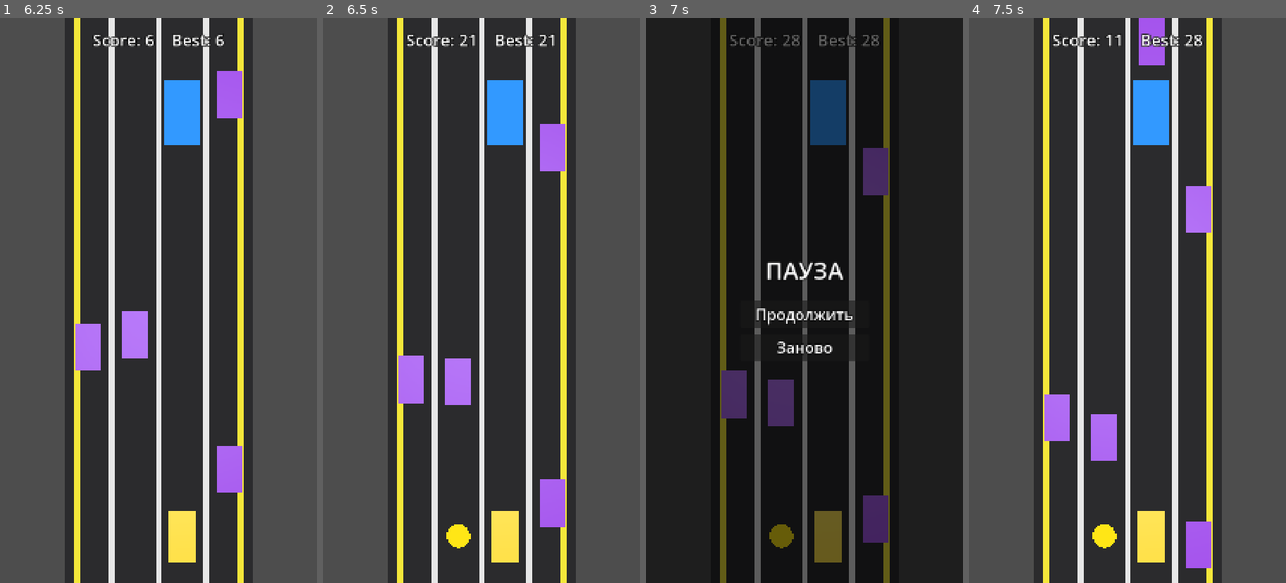
Above: before the commit, frames 1-4 (left to right).
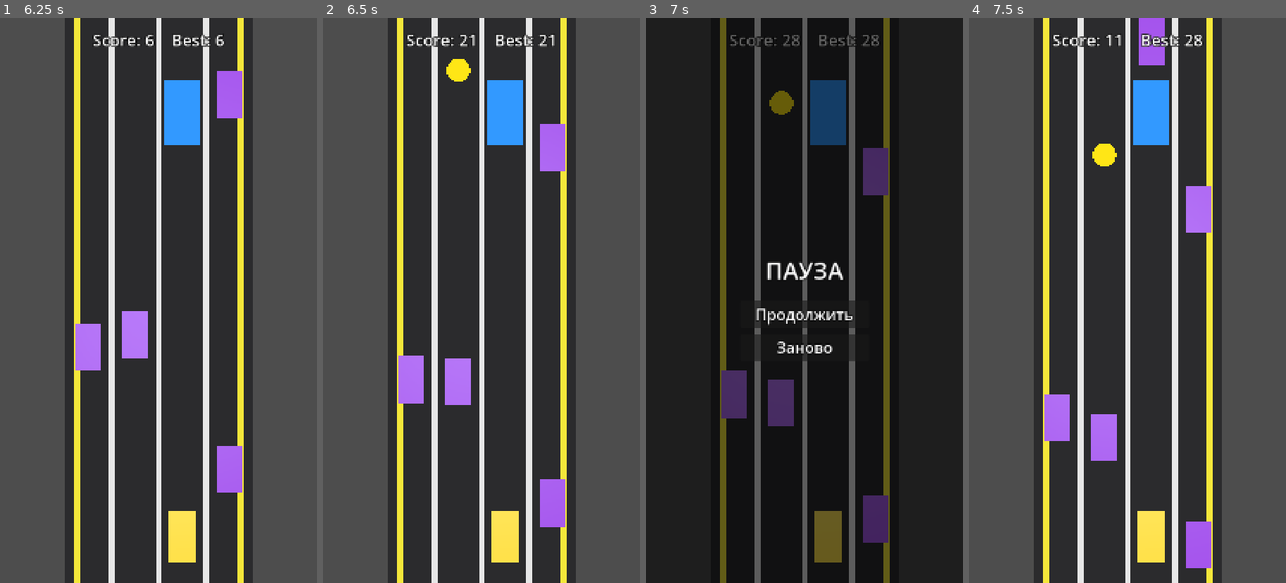
Above: after the commit, the same moments.

Repository: mibazarow/car-game
Game: Godot game, scene res://scenes/Main.tscn
Two runs of this game, one before a commit and one after it. Both use one fixed random seed, a clock stepped at 60 frames per second and the inputs below.
Inputs:
- Up to frame 1 (6.25 s): click "Играть" at 0.5 s; tap Enter (ui_accept) at 1.25, 1.52, 2.27, 4.52, 5.27, 6.02 s; hold Right (move_right) 1.28-2.03 s; tap P at 1.35, 2.85, 5.1 s; hold Left (move_left) 2.03-2.78 s; tap R at 2.1, 4.35, 5.85 s; hold Right (move_right) 2.78-3.5 s; click "Заново" at 3.5 s; hold Right (move_right) 4.28-5.03 s; hold Left (move_left) from 5.03 s (still down)
- Up to frame 2 (6.5 s): keep holding Left (move_left)
- Up to frame 3 (7 s): keep holding Left (move_left); tap P at 6.6 s
- Up to frame 4 (7.5 s): release Left (move_left) at 7.25 s; click "Заново" at 7.25 s

Frame 1 is identical in both runs. In frame 2, 0.5% of the frame differs, in the area x 38-47%, y 7-94%; in frame 3, 0.5%, in the area x 38-47%, y 12-94%; in frame 4, 0.5%.

Commit message:
Nitro: lies on the road and scrolls with it; collected on the pickup's lane

Diff:
--- a/scripts/nitro_pickup.gd
+++ b/scripts/nitro_pickup.gd
@@ -1,54 +1,48 @@
 extends Area3D
 class_name NitroPickup
-## A flat yellow circle that sits STATICALLY on a lane at the player's row.
-## The player steers into it to activate nitro (~2s), during which the fleeing
-## target car approaches. Top-down view: +Y is up, road scrolls +Z; this pickup
-## does NOT scroll (it stays in one place).
-## Detected via Area3D (collision_layer = 8).
+## A flat yellow circle LYING on the road surface. It scrolls with the road
+## (moves +Z at GameState.speed), so it comes toward the player from ahead and
+## is collected when the player is in its lane as it reaches their row.
+## Top-down view: +Y is up, road scrolls +Z.
 
 # Lane center X positions (lanes 0..3, left -> right).
 const LANE_X: Array[float] = [-3.0, -1.0, 1.0, 3.0]
-# The pickup is placed at the player's row (PLAYER_Z) so it is reachable by
-# steering sideways; it never moves down the road.
-const PICKUP_Z: float = 4.0
-# Seconds before the pickup disappears if not collected.
-const LIFETIME: float = 10.0
+# Where a freshly spawned pickup enters (top of screen, negative Z).
+const SPAWN_Z: float = -17.0
+# Past this Z the pickup has scrolled past the player and is recycled.
+const RECYCLE_Z: float = 6.0
 
 ## Whether this pickup is currently active (placed / visible).
 var active: bool = false
-## Which lane (0..3) this pickup sits on.
+## Which lane (0..3) this pickup is on.
 var lane: int = 0
-var _life: float = 0.0
 
 func _ready() -> void:
 	add_to_group("nitro")
 
-## Place the pickup on a lane at the player's row and arm its lifetime.
+## Place the pickup on a lane and start it scrolling toward the player.
 func activate(new_lane: int) -> void:
 	lane = clampi(new_lane, 0, 3)
 	position.x = LANE_X[lane]
-	position.z = PICKUP_Z
-	_life = LIFETIME
+	position.z = SPAWN_Z
 	active = true
-	set_process(true)
+	set_physics_process(true)
 	show()
 
 ## Return the pickup to the pool: stop processing and hide it.
 func deactivate() -> void:
 	active = false
-	set_process(false)
+	set_physics_process(false)
 	hide()
 
 ## Whether this pickup is currently active.
 func is_active() -> bool:
 	return active
 
-## Lifetime countdown: the static pickup vanishes if it is not collected.
-func _process(delta: float) -> void:
-	if not active:
-		return
+## Scroll the pickup with the road; recycle once it passes the player.
+func _physics_process(delta: float) -> void:
 	if GameState.state != "playing":
 		return
-	_life -= delta
-	if _life <= 0.0:
+	position.z += GameState.speed * delta
+	if position.z > RECYCLE_Z:
 		deactivate()
--- a/scripts/player/player_car.gd
+++ b/scripts/player/player_car.gd
@@ -76,13 +76,16 @@
 	move_and_slide()
 	_collect_nitro()
 
-## Collect a nitro pickup only if the player is actually on its lane.
+## Collect a nitro pickup only when it has reached the player's row AND the
+## player is on the pickup's lane (like picking a pickup up off the road).
 func _collect_nitro() -> void:
 	for node in get_tree().get_nodes_in_group("nitro"):
 		var pickup := node as NitroPickup
 		if pickup == null or not pickup.is_active():
 			continue
-		if absf(global_position.x - LANE_X[pickup.lane]) < 0.7:
+		var on_row: bool = absf(pickup.position.z - global_position.z) < 2.0
+		var on_lane: bool = absf(global_position.x - LANE_X[pickup.lane]) < 0.7
+		if on_row and on_lane:
 			pickup.deactivate()
 			GameState.activate_nitro()
 			return
Not shown, changed: process.md
